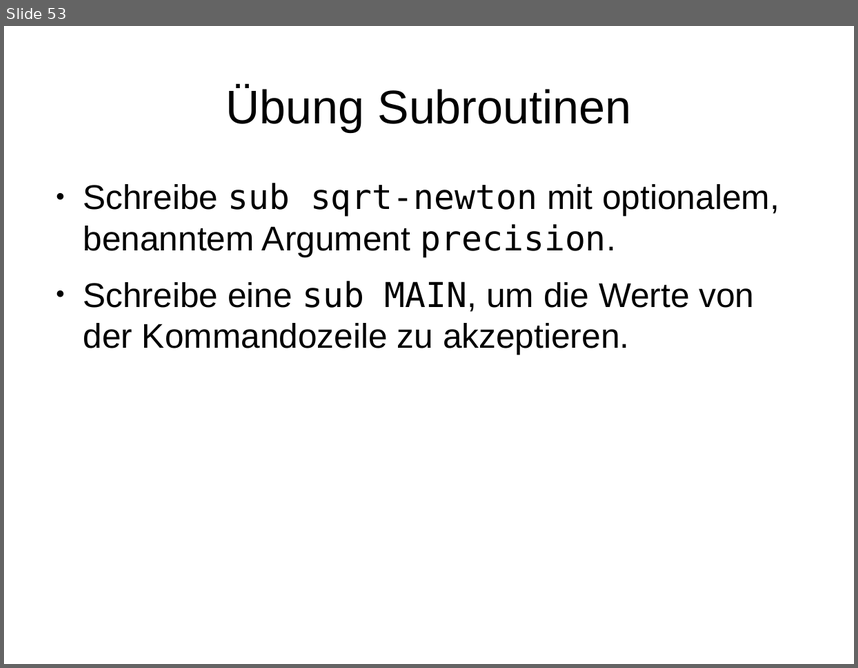
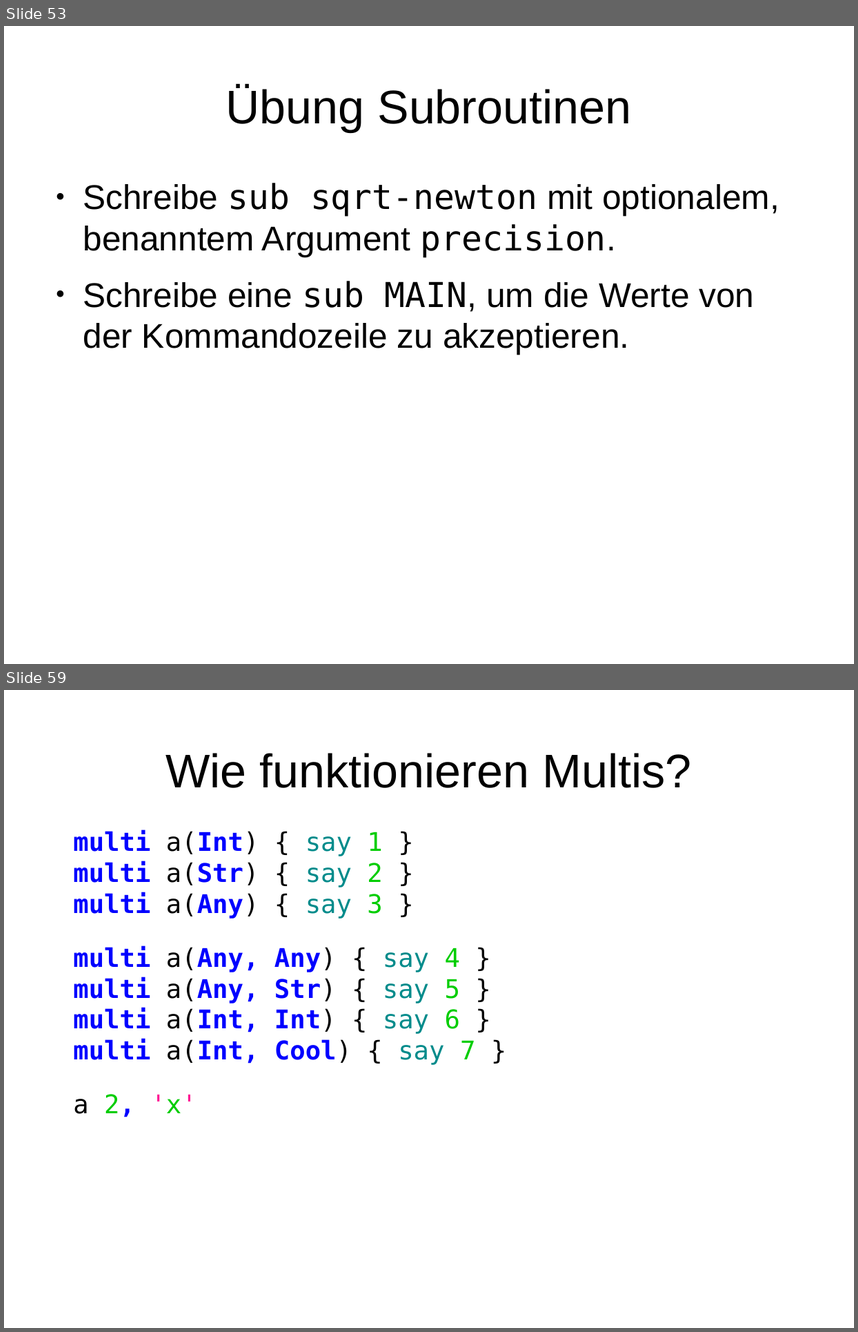
Before and after one commit to moritz/perl6-training-de, a slide deck: schulung.odp. Shown one above the other, each under a label of ours: slide 53 before the commit, slides 53 and 59 after it; the slides between them are not shown. The pictures are 858x668 and 858x1332 pixels, drawn with LibreOffice and Linux fonts; fonts in the diff are those of the drawing. Boxes give left, top, right and bottom in pixels: in the first picture for what was removed or moved away, otherwise in the second. Text is boxed around its words. In the diff, an @@ line names an element or a change of style, - is before the commit and + after.

Commit message:
Multi dispatch

```diff
--- a/schulung.odp
+++ b/schulung.odp
@@ slide 59 added at [4, 690, 854, 1328], background #FFFFFF @@
@@ title added at [165, 753, 691, 788], 44 pt, text #000000 @@
+Wie funktionieren Multis?
@@ text added at [73, 830, 475, 1117], 24 pt, text #0000FF, bold @@
+multi a(Int) { say 1 }
+multi a(Str) { say 2 }
+multi a(Any) { say 3 }
+multi a(Any, Any) { say 4 }
+multi a(Any, Str) { say 5 }
+multi a(Int, Int) { say 6 }
+multi a(Int, Cool) { say 7 }
+a 2, 'x'
```
Also in this commit, not shown: 6 slides changed, 20 other slides added, 1 slide removed, 11 other files.
